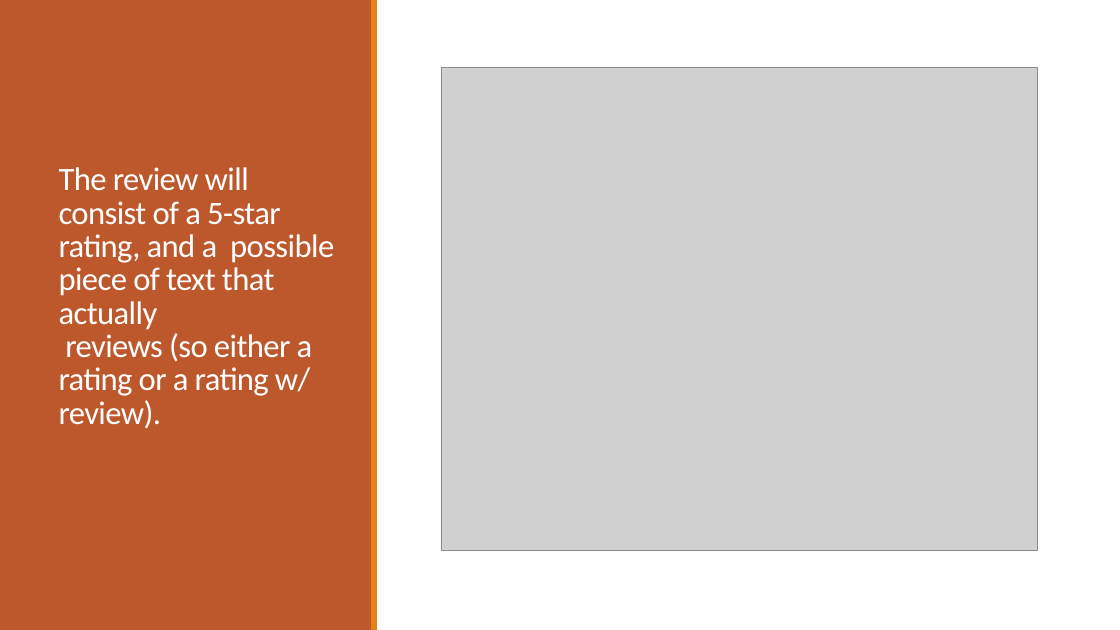
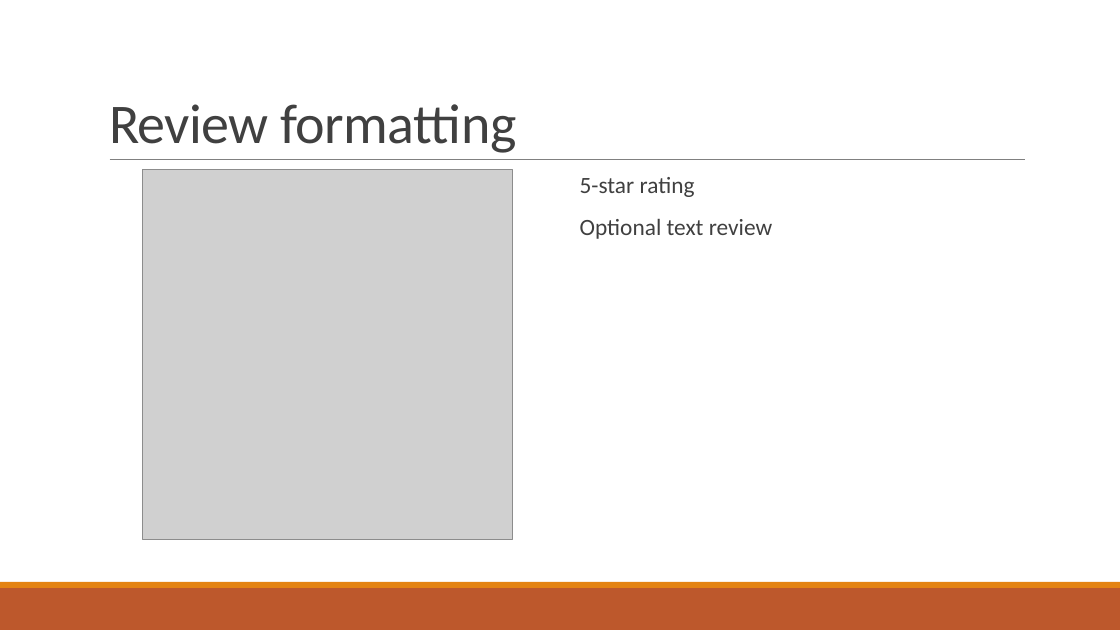
Before and after one commit to dragosthealex/roomies, a slide deck: slide 10 of resources/presentation1/final_presentation.pptx (slide 11 before the commit). Drawn at 1120x630 pixels with LibreOffice and Linux fonts; fonts in the diff are those of the drawing; grey boxes stand for pictures. Boxes give left, top, right and bottom in pixels: in the first picture for what was removed or moved away, otherwise in the second. Text is boxed around its words. In the diff, an @@ line names an element or a change of style, - is before the commit and + after.

```diff
--- a/resources/presentation1/final_presentation.pptx
+++ b/resources/presentation1/final_presentation.pptx
@@ rectangle removed at [0, 0, 372, 630] @@
@@ rectangle removed at [371, 0, 377, 630] @@
@@ title at [109, 104, 516, 153]: text changed; size 28 to 48 pt; text colour #FFFFFF to #404040 @@
-The review will
-consist of a 5-star rating, and a possible piece of text that actually
-reviews (so either a rating or a rating w/ review).
+Review formatting
@@ line added from (110, 160) to (1026, 160), #808080 0.5 pt @@
@@ picture: place and size @@
-picture at [441, 67, 1038, 550]
+picture at [143, 170, 513, 539]
@@ text added at [580, 177, 772, 239], 20 pt, text #404040 @@
+  5-star rating
+  Optional text review
@@ rectangle added at [0, 588, 1120, 630], fill #BD582C @@
@@ rectangle added at [0, 582, 1120, 588], fill #E48312 @@
```
Also in this commit, not shown: 7 other slides changed, 1 slide removed.
